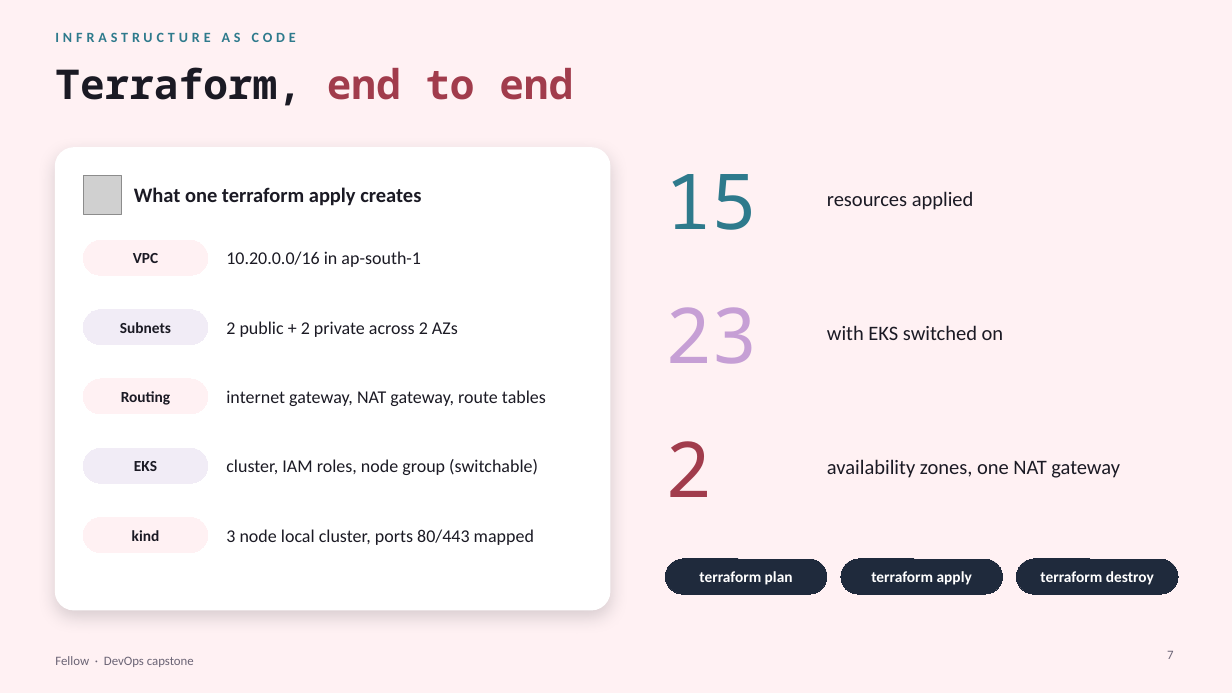
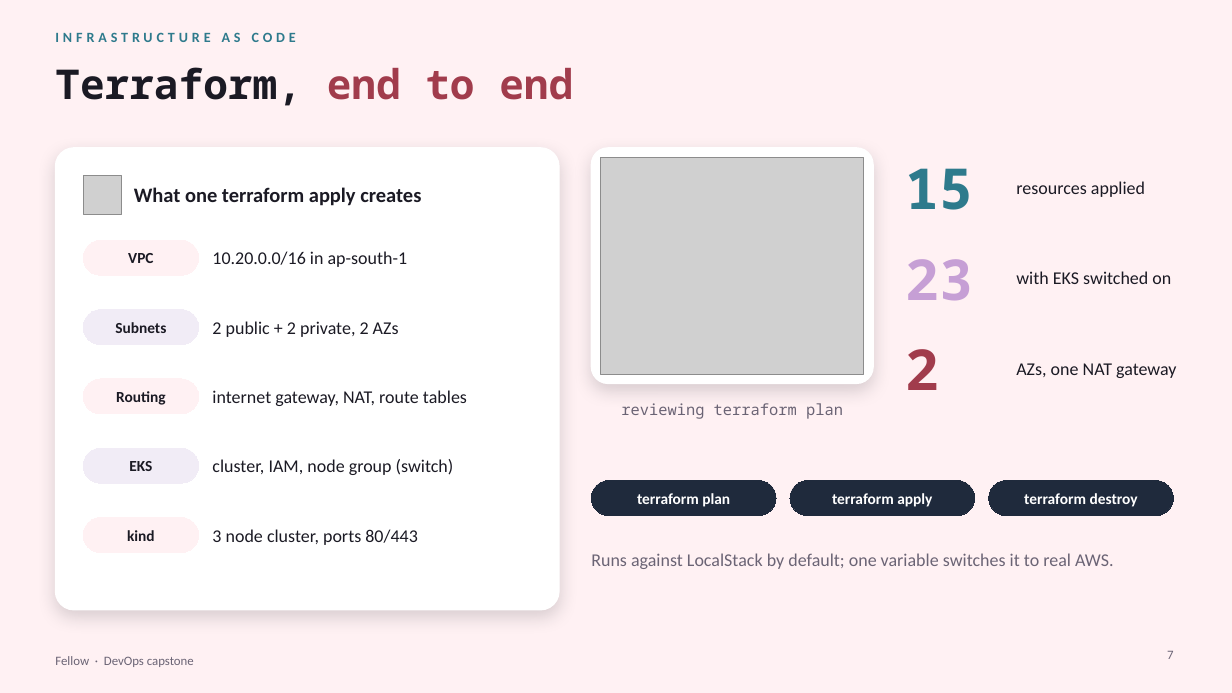
Before and after one commit to Manasvi-247/fellow-hrms, a slide deck: slide 7 of demo/presentation.pptx. Drawn at 1232x693 pixels with LibreOffice and Linux fonts; fonts in the diff are those of the drawing; grey boxes stand for pictures. Boxes give left, top, right and bottom in pixels: in the first picture for what was removed or moved away, otherwise in the second. Text is boxed around its words. In the diff, an @@ line names an element or a change of style, - is before the commit and + after.

```diff
--- a/demo/presentation.pptx
+++ b/demo/presentation.pptx
@@ rounded rectangle: place and size @@
-rounded rectangle at [55, 148, 610, 610]
+rounded rectangle at [55, 148, 559, 610]
@@ rounded rectangle added at [592, 148, 873, 384], fill #FFFFFF, outline #FFFFFF 1 pt @@
@@ text "15": place and size @@
-text "15" at [665, 174, 757, 230]
+text "15" at [905, 168, 973, 210]
@@ text "resources applied": place and size @@
-text "resources applied" at [827, 191, 974, 210]
+text "resources applied" at [1016, 181, 1145, 197]
@@ text "resources applied" at [1016, 181, 1145, 197]: size 16 to 14 pt @@
@@ picture added at [601, 157, 864, 374] @@
@@ text "23": place and size @@
-text "23" at [665, 307, 757, 364]
+text "23" at [905, 259, 973, 301]
@@ text "with EKS switched on" at [1016, 271, 1171, 284]: size 16 to 14 pt @@
@@ text "with EKS switched on": place and size @@
-text "with EKS switched on" at [827, 325, 1004, 340]
+text "with EKS switched on" at [1016, 271, 1171, 284]
@@ rounded rectangle "VPC": place and size @@
-rounded rectangle "VPC" at [83, 240, 208, 275]
+rounded rectangle "VPC" at [83, 240, 199, 275]
@@ text "10.20.0.0/16 in ap-south-1": place and size @@
-text "10.20.0.0/16 in ap-south-1" at [226, 251, 421, 267]
+text "10.20.0.0/16 in ap-south-1" at [212, 251, 408, 267]
@@ rounded rectangle "Subnets": place and size @@
-rounded rectangle "Subnets" at [83, 310, 208, 345]
+rounded rectangle "Subnets" at [83, 310, 199, 345]
@@ text at [212, 321, 399, 337]: text changed @@
-2 public + 2 private across 2 AZs
+2 public + 2 private, 2 AZs
@@ size 60 to 44 pt, bold on in 3 elements at [905, 168, 973, 210], [905, 259, 973, 301], [905, 349, 939, 390] @@
@@ text "2": place and size @@
-text "2" at [665, 441, 711, 497]
+text "2" at [905, 349, 939, 390]
@@ rounded rectangle "Routing": place and size @@
-rounded rectangle "Routing" at [83, 379, 208, 414]
+rounded rectangle "Routing" at [83, 379, 199, 414]
@@ text at [1016, 363, 1176, 378]: text changed; size 16 to 14 pt @@
-availability zones, one NAT gateway
+AZs, one NAT gateway
@@ text at [212, 390, 467, 406]: text changed @@
-internet gateway, NAT gateway, route tables
+internet gateway, NAT, route tables
@@ text added at [621, 403, 843, 419], 12 pt, text #6B6475 @@
+reviewing terraform plan
@@ rounded rectangle "EKS": place and size @@
-rounded rectangle "EKS" at [83, 448, 208, 483]
+rounded rectangle "EKS" at [83, 448, 199, 483]
@@ text at [212, 459, 454, 475]: text changed @@
-cluster, IAM roles, node group (switchable)
+cluster, IAM, node group (switch)
@@ rounded rectangle "terraform plan": place and size @@
-rounded rectangle "terraform plan" at [665, 559, 827, 594]
+rounded rectangle "terraform plan" at [592, 481, 776, 516]
@@ rounded rectangle "terraform apply": place and size @@
-rounded rectangle "terraform apply" at [841, 559, 1003, 594]
+rounded rectangle "terraform apply" at [790, 481, 975, 516]
@@ rounded rectangle "terraform destroy": place and size @@
-rounded rectangle "terraform destroy" at [1017, 559, 1178, 594]
+rounded rectangle "terraform destroy" at [989, 481, 1174, 516]
@@ rounded rectangle "kind": place and size @@
-rounded rectangle "kind" at [83, 518, 208, 553]
+rounded rectangle "kind" at [83, 518, 199, 553]
@@ text at [212, 529, 418, 545]: text changed @@
-3 node local cluster, ports 80/443 mapped
+3 node cluster, ports 80/443
@@ text added at [591, 553, 1113, 569], 14 pt, text #6B6475 @@
+Runs against LocalStack by default; one variable switches it to real AWS.
```
Also in this commit, not shown: 2 other slides changed, 1 other file.
